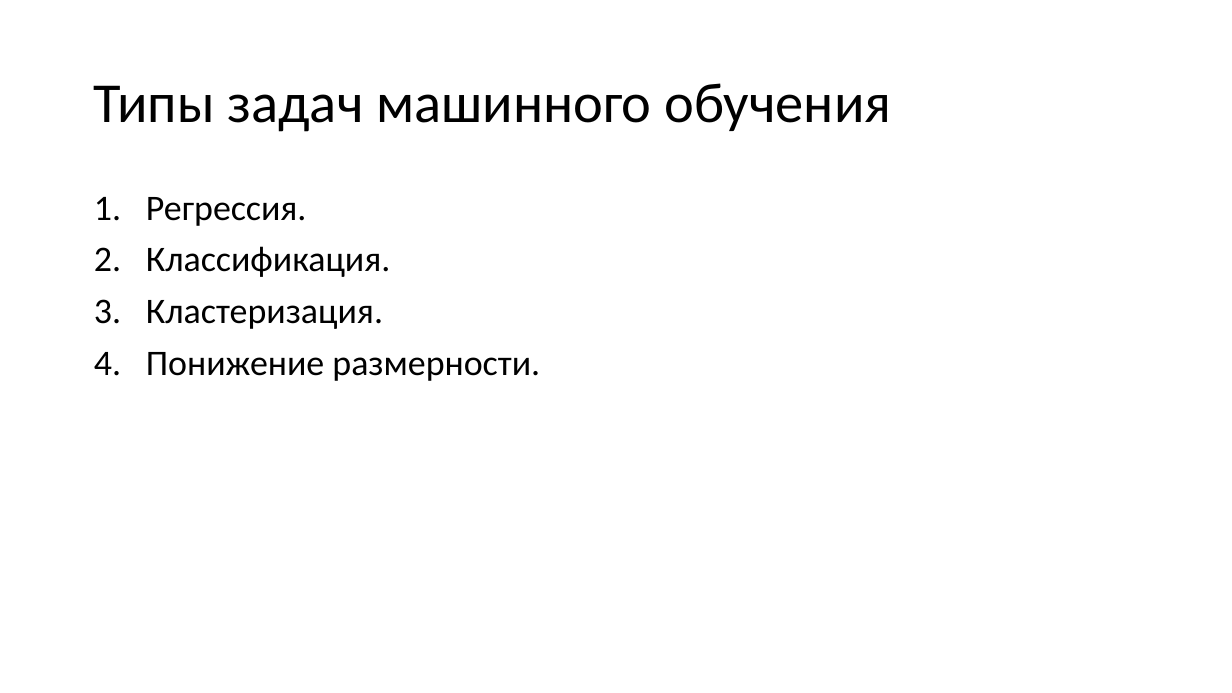
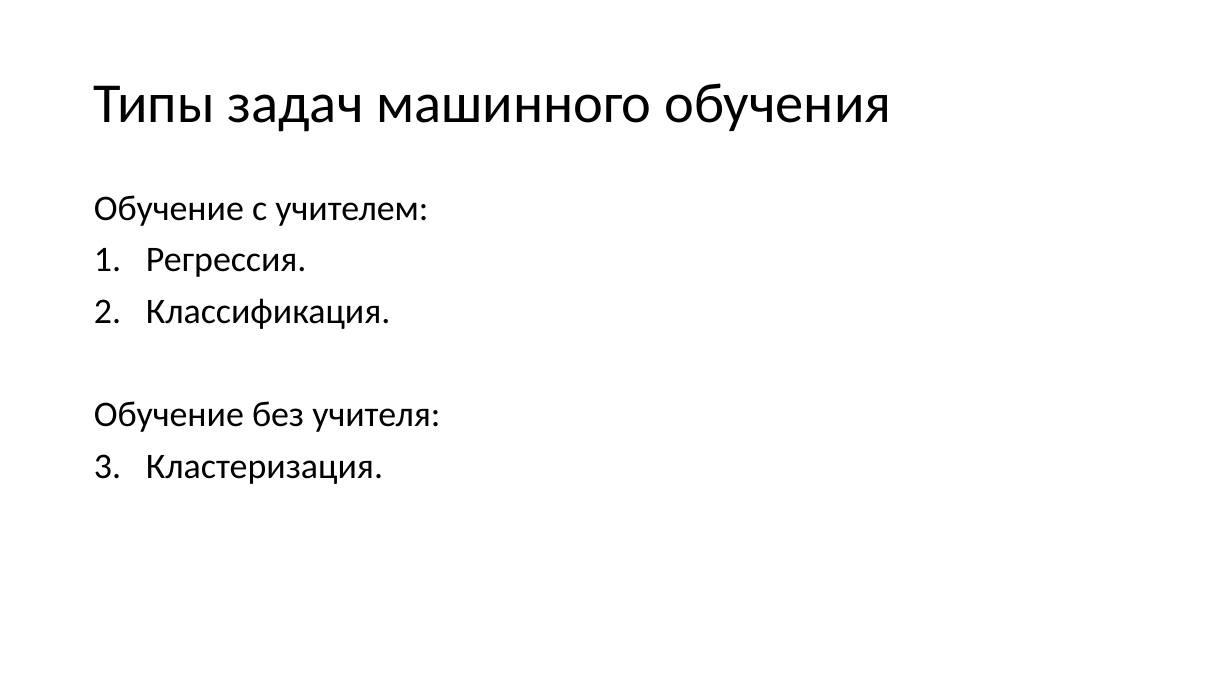
Before and after one commit to mosalov/AI_main_lectures, a slide deck: slide 18 of Лекция 2 23_09_2020.pptx (slide 15 before the commit). Drawn at 1232x693 pixels with LibreOffice and Linux fonts; fonts in the diff are those of the drawing. Boxes give left, top, right and bottom in pixels: in the first picture for what was removed or moved away, otherwise in the second. Text is boxed around its words. In the diff, an @@ line names an element or a change of style, - is before the commit and + after.

```diff
--- a/Лекция 2 23_09_2020.pptx
+++ b/Лекция 2 23_09_2020.pptx
@@ text at [94, 195, 428, 226]: paragraph added @@
+Обучение с учителем:
@@ text at [146, 352, 540, 381]: paragraph removed @@
-4. Понижение размерности.
@@ text at [94, 401, 440, 432]: paragraph added @@
+Обучение без учителя:
```
Also in this commit, not shown: 6 other slides changed, 13 slides added, 2 slides removed.
